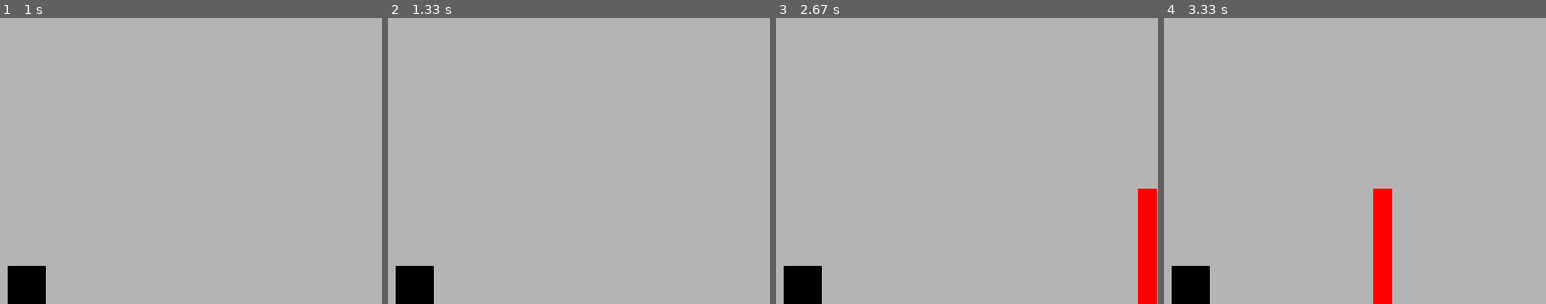
Above: before the commit, frames 1-4 (left to right).
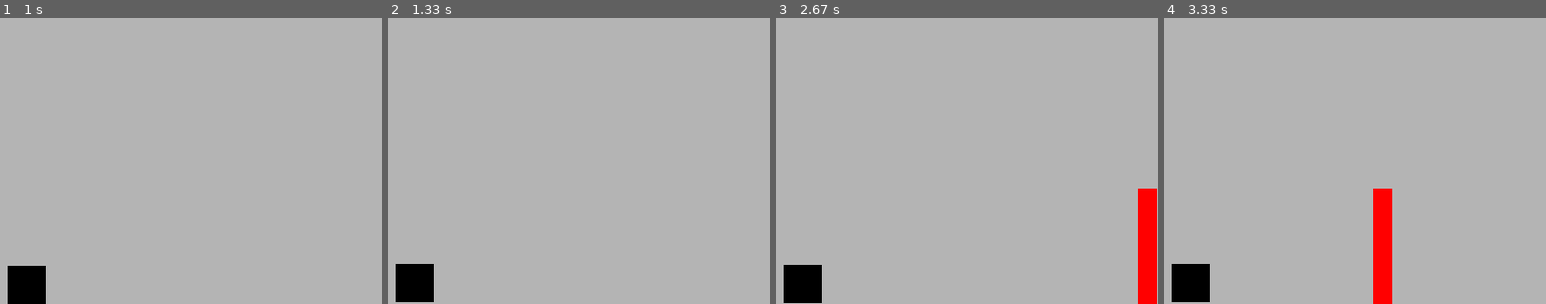
Above: after the commit, the same moments.

Repository: rodolfofrainer/pytorchPygameAI
Game: pygame game, started from main.py
The game is run twice, just before and just after one commit, with the same random seed, the same clock (stepped at 60 frames per second) and the same inputs.
Inputs:
- Up to frame 1 (1 s): tap Space at 0.33, 0.73 s
- Up to frame 2 (1.33 s): tap Space at 1.03, 1.23 s
- Up to frame 3 (2.67 s): tap Space at 1.57, 1.87, 2.07, 2.37, 2.63 s
- Up to frame 4 (3.33 s): tap Space at 2.97, 3.27 s
The pictures show only the part of the screen within x 12-62%, y 50-100%; the shares and areas given below are measured in that part.

Frame 1 is identical in both runs. In frame 2, 0.1% of the frame differs, in the area x 2-12%, y 86-100%; in frame 3, less than 0.1%; in frame 4, 0.1%.

Commit message:
fix bug where player is stuck on either sides

Diff:
--- a/main.py
+++ b/main.py
@@ -47,6 +47,11 @@
     # Check keyboard input
     key_pressed = pygame.key.get_pressed()
 
+    if player.y == 0:
+        player.velocity = 0
+    elif player.y == SCREEN_HEIGHT - player.size:
+        player.velocity = 0
+
     # Modify player acceleration and velocity based on input
     if key_pressed[pygame.K_SPACE]:
         player_acceleration = -PLAYER_ACCELERATION
@@ -59,11 +64,6 @@
     # Apply velocity cap to player's movement
     max_velocity = PLAYER_MAX_VELOCITY
     min_velocity = -PLAYER_MAX_VELOCITY
-
-    if player.velocity > max_velocity:
-        player.velocity = max_velocity
-    elif player.velocity < min_velocity:
-        player.velocity = min_velocity
 
     # Update player position using velocity
     player.y += player.velocity * dt
